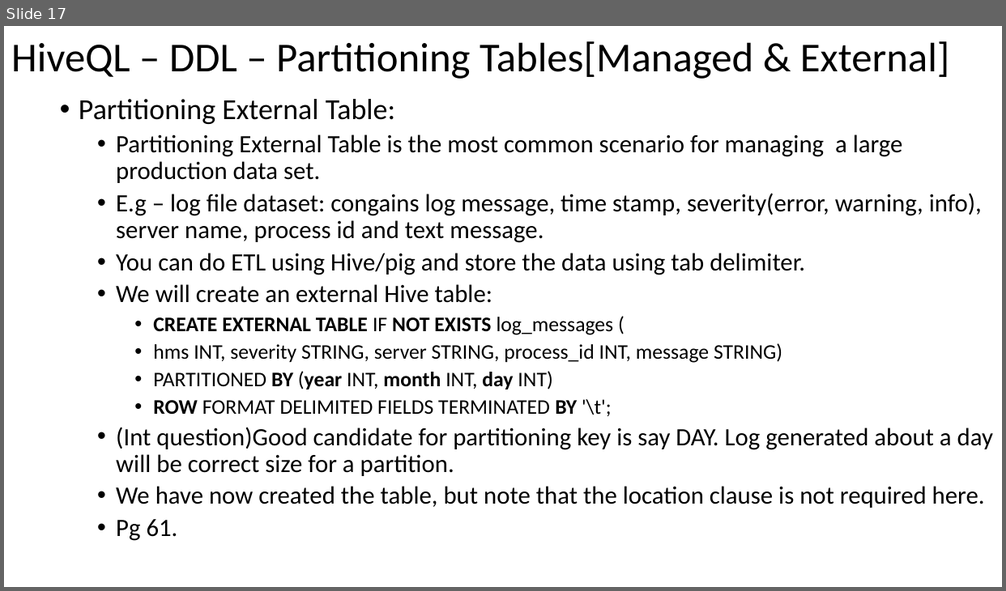
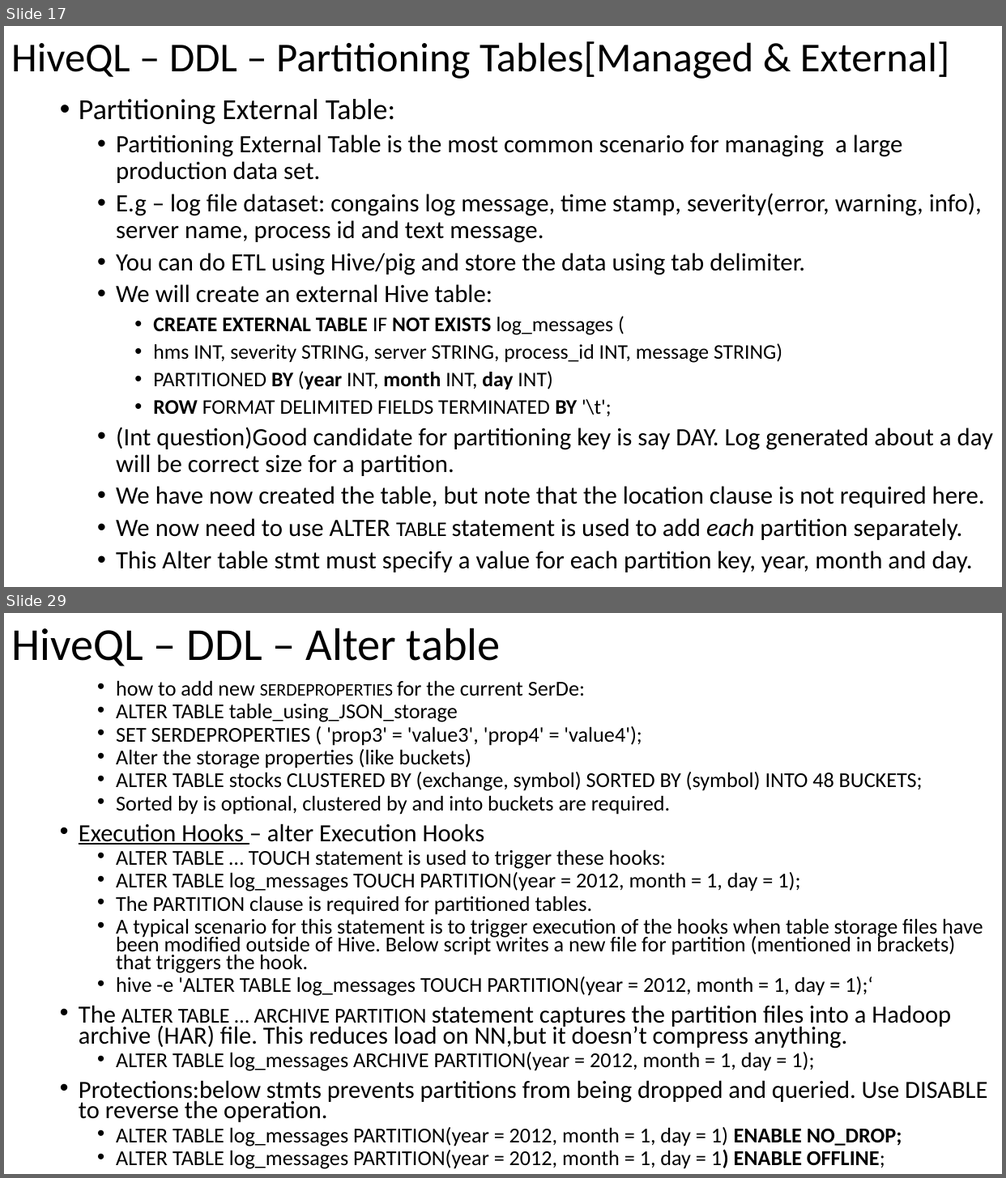
Before and after one commit to email2dorababu/SCALA_Reading, a slide deck: Hive_Def_Guide_mar_2016/Hive_programming_Hive_part3.pptx. Shown one above the other, each under a label of ours: slide 17 before the commit, slides 17 and 29 after it; the slides between them are not shown. The pictures are 1006x591 and 1006x1178 pixels, drawn with LibreOffice and Linux fonts; fonts in the diff are those of the drawing. Boxes give left, top, right and bottom in pixels: in the first picture for what was removed or moved away, otherwise in the second. Text is boxed around its words. In the diff, an @@ line names an element or a change of style, - is before the commit and + after.

```diff
--- a/Hive_Def_Guide_mar_2016/Hive_programming_Hive_part3.pptx
+++ b/Hive_Def_Guide_mar_2016/Hive_programming_Hive_part3.pptx
@@ slide 29 added at bbox=[4, 613, 1002, 1174], background #FFFFFF @@
@@ title added at bbox=[11, 628, 501, 666], 44 pt, text #000000 @@
+HiveQL – DDL – Alter table
@@ text added at bbox=[79, 680, 987, 1169], 20.4 pt, text #000000 @@
+  • how to add new SERDEPROPERTIES for the current SerDe:
+  • ALTER TABLE table_using_JSON_storage
+  • SET SERDEPROPERTIES ( 'prop3' = 'value3', 'prop4' = 'value4');
+  • Alter the storage properties (like buckets)
+  • ALTER TABLE stocks CLUSTERED BY (exchange, symbol) SORTED BY (symbol) INTO 48 BUCKETS;
+  • Sorted by is optional, clustered by and into buckets are required.
+• Execution Hooks – alter Execution Hooks
+  • ALTER TABLE … TOUCH statement is used to trigger these hooks:
+  • ALTER TABLE log_messages TOUCH PARTITION(year = 2012, month = 1, day = 1);
+  • The PARTITION clause is required for partitioned tables.
+  • A typical scenario for this statement is to trigger execution of the hooks when table storage files have been modified outside of Hive. Below script writes a new file for partition (mentioned in brackets) that triggers the hook.
+  • hive -e 'ALTER TABLE log_messages TOUCH PARTITION(year = 2012, month = 1, day = 1);‘
+• The ALTER TABLE … ARCHIVE PARTITION statement captures the partition files into a Hadoop archive (HAR) file. This reduces load on NN,but it doesn’t compress anything.
+  • ALTER TABLE log_messages ARCHIVE PARTITION(year = 2012, month = 1, day = 1);
+• Protections:below stmts prevents partitions from being dropped and queried. Use DISABLE to reverse the operation.
+  • ALTER TABLE log_messages PARTITION(year = 2012, month = 1, day = 1) ENABLE NO_DROP;
+  • ALTER TABLE log_messages PARTITION(year = 2012, month = 1, day = 1) ENABLE OFFLINE;
@@ slide 17 changed as well @@
@@ text at bbox=[116, 518, 973, 573]: text changed @@
-  • Pg 61.
+  • We now need to use ALTER TABLE statement is used to add each partition separately.
+  • This Alter table stmt must specify a value for each partition key, year, month and day.
```
Also in this commit, not shown: 11 other slides added, 1 other file.
